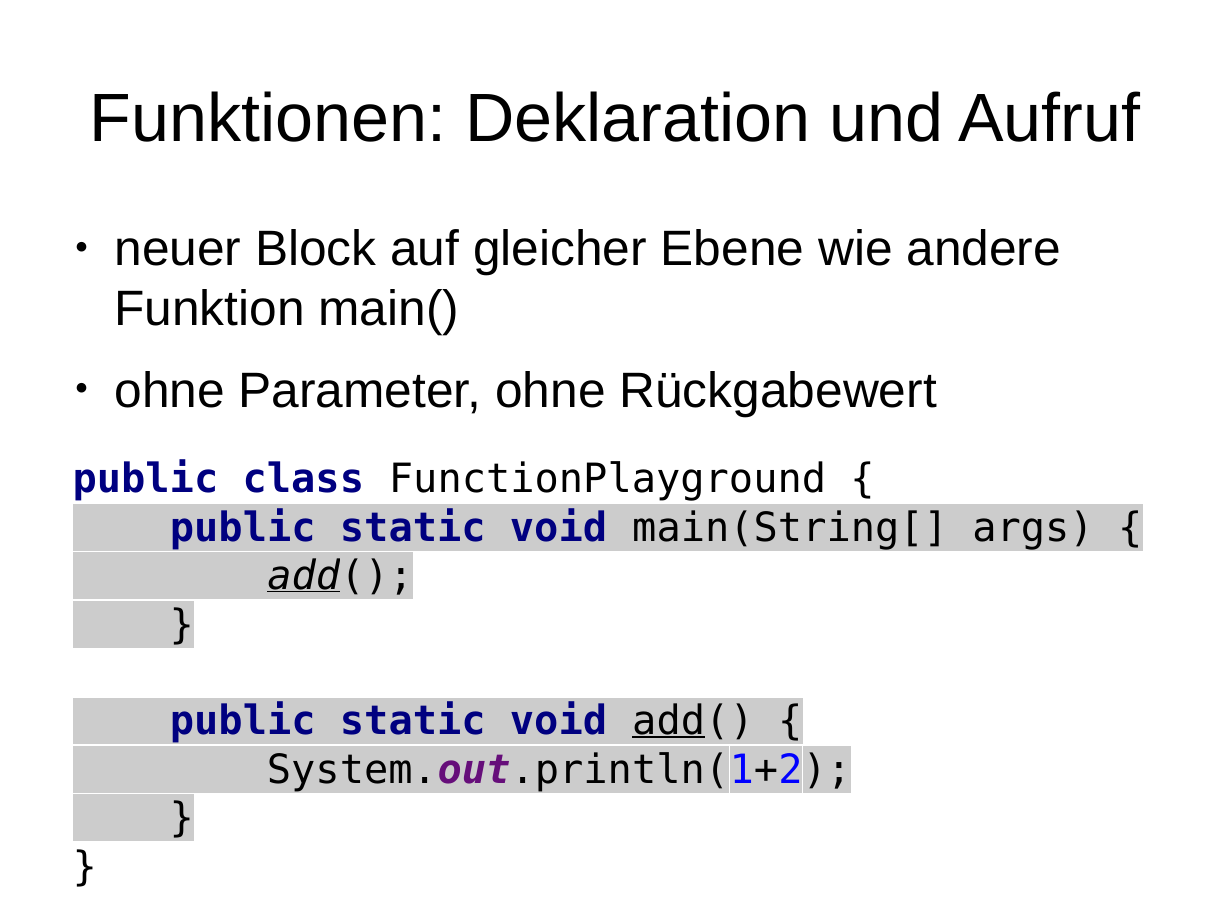
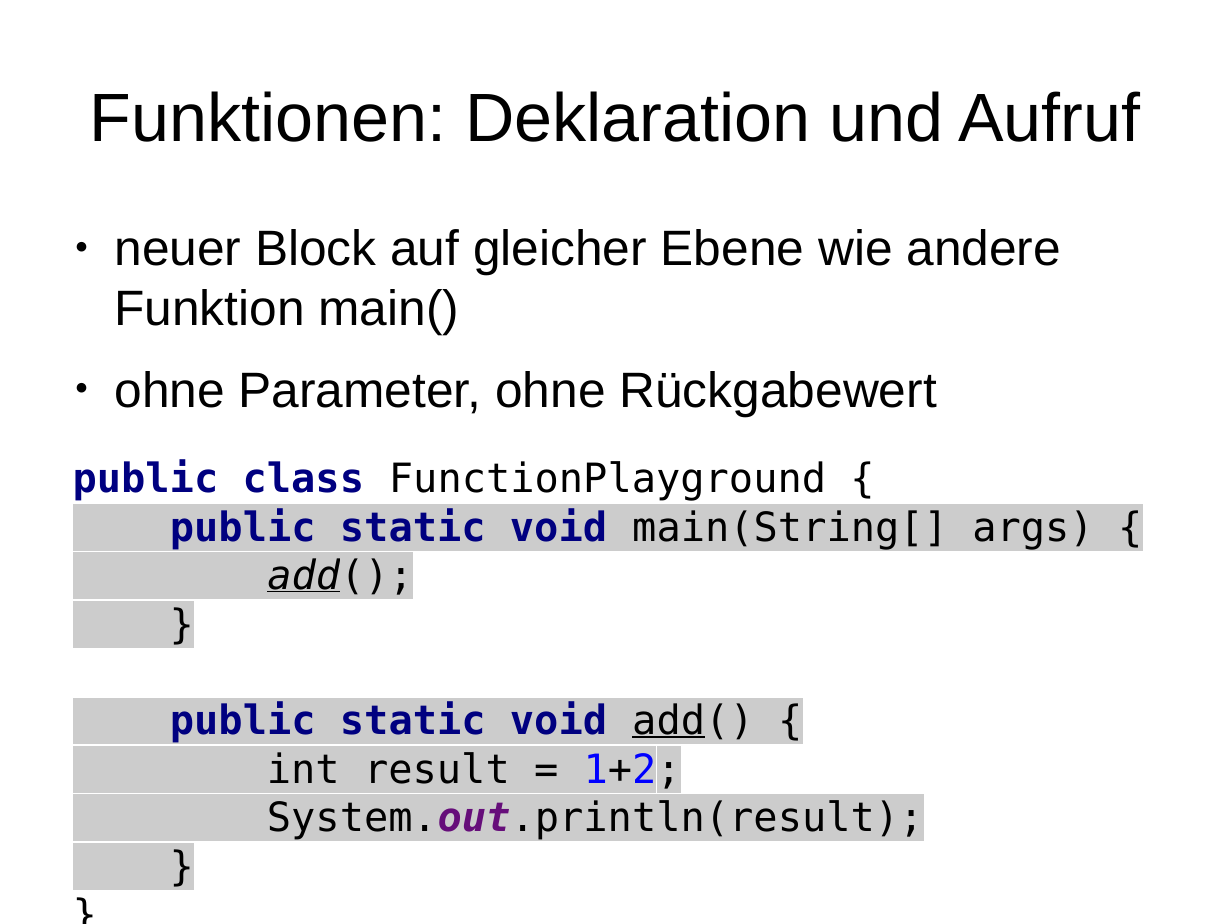
Before and after one commit to mn-io/hello-java, a slide deck: slide 55 of Folien.odp. Drawn at 1232x924 pixels with LibreOffice and Linux fonts; fonts in the diff are those of the drawing. Boxes give left, top, right and bottom in pixels: in the first picture for what was removed or moved away, otherwise in the second. Text is boxed around its words. In the diff, an @@ line names an element or a change of style, - is before the commit and + after.

```diff
--- a/Folien.odp
+++ b/Folien.odp
@@ text at (x1=73, y1=459, x2=1093, y2=840): text changed @@
-public class FunctionPlayground {
-public static void main(String[] args) {
-add();
-}
-public static void add() {
-System.out.println(1+2);
-}
-}
+public class FunctionPlayground {
+public static void main(String[] args) {
+add();
+}
+public static void add() {
+int result = 1+2;
+System.out.println(result);
+}
+}
```
Also in this commit, not shown: 8 other slides changed, 2 other files.
